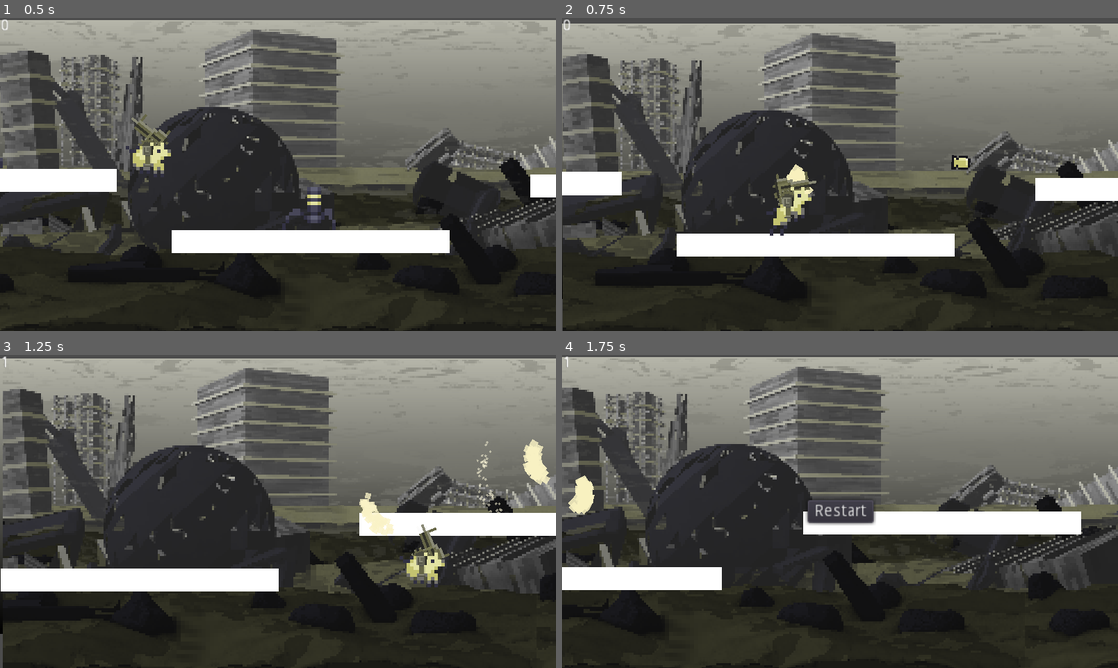
Above: before the commit, frames 1-4 (two rows, left to right).
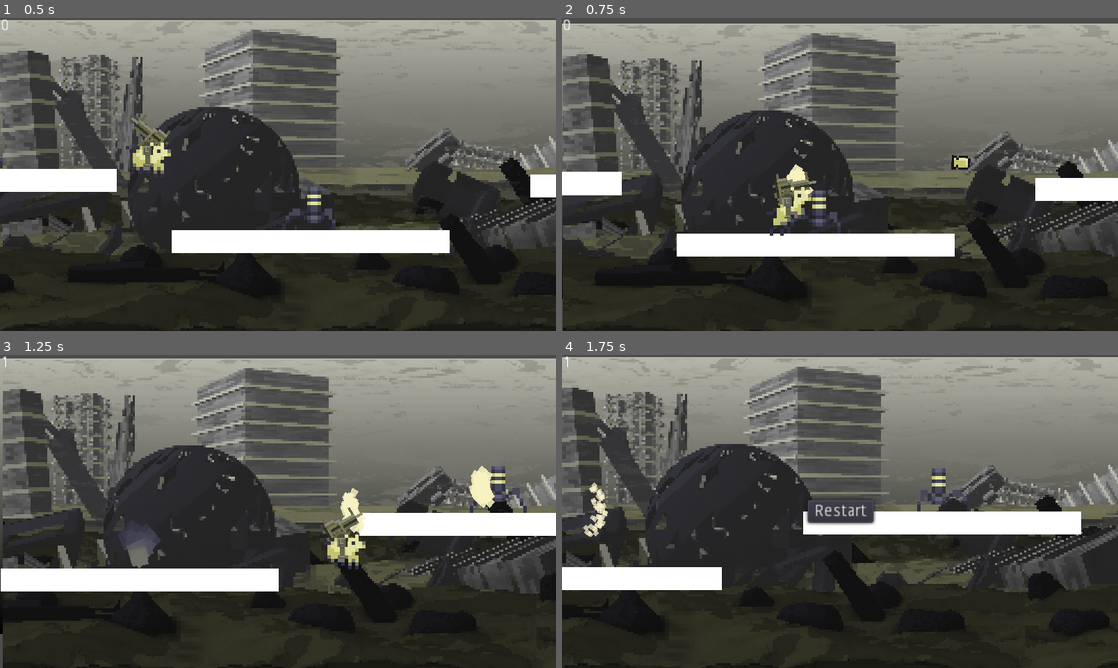
Above: after the commit, the same moments.

Repository: ginestopo/Endless-Runner
Game: Godot game, scene res://scenes/world/world.tscn
The game is run twice, just before and just after one commit, with the same random seed, the same clock (stepped at 60 frames per second) and the same inputs. This scene is started directly instead of the project's main scene.
Inputs (mouse positions are in pixels of both pictures, inside the frame that each line leads up to):
- Up to frame 1 (0.5 s): no input
- Up to frame 2 (0.75 s): move the mouse to (962, 158) at 0.52 s; press the mouse at (962, 158) at 0.53 s; hold D (right) from 0.53 s (still down)
- Up to frame 3 (1.25 s): keep holding D (right)
- Up to frame 4 (1.75 s): move the mouse to (728, 527) at 1.27 s; release D (right) at 1.28 s; release the mouse at (728, 527) at 1.28 s; hold A (left) from 1.28 s (still down); click (728, 527) at 1.35 s

Frame 1 is identical in both runs. In frame 2, 0.4% of the frame differs, in the area x 40-51%, y 55-69%; in frame 3, 3.8%, in the area x 21-99%, y 26-75%; in frame 4, 1.0%.

Commit message:
Added sfx, fixed tarantula scale, added destruction particles for enemies

Diff:
--- /dev/null
+++ b/default_bus_layout.tres
@@ -0,0 +1,3 @@
+[gd_resource type="AudioBusLayout" format=2]
+
+[resource]
--- a/scenes/enemy/enemy_1.tscn
+++ b/scenes/enemy/enemy_1.tscn
@@ -1,7 +1,10 @@
-[gd_scene load_steps=6 format=2]
+[gd_scene load_steps=9 format=2]
 
 [ext_resource path="res://resources/pixel art/enemy/enemy_1_sheet.png" type="Texture" id=1]
 [ext_resource path="res://scenes/enemy/enemy_tarantula.gd" type="Script" id=2]
+[ext_resource path="res://resources/sound/tarantula/destroyed.wav" type="AudioStream" id=3]
+[ext_resource path="res://resources/sound/sfx/explosion-01.wav" type="AudioStream" id=4]
+[ext_resource path="res://scenes/vfx/enemyDestroyedParticles.tscn" type="PackedScene" id=5]
 
 [sub_resource type="Animation" id=3]
 length = 0.001
@@ -43,6 +46,7 @@
 [node name="enemy_tarantula" type="KinematicBody2D" parent="." groups=["enemy"]]
 position = Vector2( 0, -7.85833 )
 script = ExtResource( 2 )
+deathParticles = ExtResource( 5 )
 
 [node name="Sprite" type="Sprite" parent="enemy_tarantula"]
 position = Vector2( 0, -16.9418 )
@@ -64,3 +68,18 @@
 enabled = true
 cast_to = Vector2( 0, 10 )
 collision_mask = 3
+
+[node name="Timer" type="Timer" parent="enemy_tarantula"]
+one_shot = true
+
+[node name="destroyedAudioStream" type="AudioStreamPlayer2D" parent="enemy_tarantula"]
+stream = ExtResource( 4 )
+volume_db = -6.0
+pitch_scale = 1.48
+
+[node name="onHitAudioStream" type="AudioStreamPlayer2D" parent="enemy_tarantula"]
+stream = ExtResource( 3 )
+volume_db = -12.0
+pitch_scale = 0.7
+
+[connection signal="timeout" from="enemy_tarantula/Timer" to="enemy_tarantula" method="_on_Timer_timeout"]
--- a/scenes/enemy/enemy_tarantula.gd
+++ b/scenes/enemy/enemy_tarantula.gd
@@ -4,6 +4,8 @@
 var velocity = Vector2()
 export (int) var speed = 5
 export (int) var gravity = 10
+export (int) var health = 2
+export (PackedScene) var deathParticles
 
 
 # Called when the node enters the scene tree for the first time.
@@ -22,11 +24,27 @@
 	pass
 
 func onHit():
+	var rng = RandomNumberGenerator.new()
+	$onHitAudioStream.play()
+	$onHitAudioStream.set_pitch_scale(rng.randf_range(1.0,1.8)*0.5)
+	health-=1
+	if health <= 0:
+		$CollisionShape2D.disabled = true
+		$Sprite.visible = false
+		$destroyedAudioStream.play()
+		var particles = deathParticles.instance()
+		add_child(particles)
+		particles.emitting = true
+		$Timer.start()
 	#reduce health when implemented and call destroy
-	destroy()
+
 
 #func _on_VisibilityNotifier2D_screen_exited():
 #	get_parent().queue_free()
 #	pass # Replace with function body.
 func destroy():
 	get_parent().queue_free()
+
+
+func _on_Timer_timeout():
+	destroy()
--- a/scenes/gun/Gun.tscn
+++ b/scenes/gun/Gun.tscn
@@ -7,6 +7,7 @@
 [ext_resource path="res://scenes/gun/shootGun.gd" type="Script" id=5]
 [ext_resource path="res://scenes/gun/projectile/dog_gun_projectile.tscn" type="PackedScene" id=6]
 [ext_resource path="res://scenes/gun/Gun.gd" type="Script" id=7]
+[ext_resource path="res://resources/sound/dog/shoot-01.wav" type="AudioStream" id=8]
 
 [node name="Gun" type="Node2D"]
 script = ExtResource( 7 )
@@ -33,4 +34,9 @@
 bulletScene = ExtResource( 6 )
 cadence_set = 0.129
 
+[node name="shootAudioStream" type="AudioStreamPlayer2D" parent="GunBase/Gear/Gun/shootSpawner"]
+stream = ExtResource( 8 )
+volume_db = -6.0
+pitch_scale = 0.49
+
 [connection signal="shot" from="GunBase/Gear/Gun/shootSpawner" to="." method="_on_shootSpawner_shot"]
--- a/scenes/gun/projectile/dog_gun_projectile.tscn
+++ b/scenes/gun/projectile/dog_gun_projectile.tscn
@@ -19,3 +19,9 @@
 shape = SubResource( 1 )
 one_way_collision = true
 one_way_collision_margin = 0.0
+
+[node name="killBullet" type="Timer" parent="."]
+wait_time = 2.0
+one_shot = true
+
+[connection signal="timeout" from="killBullet" to="." method="killBullet"]
--- a/scenes/gun/projectile/hitParticles/projectileHit.tscn
+++ b/scenes/gun/projectile/hitParticles/projectileHit.tscn
@@ -1,4 +1,6 @@
-[gd_scene load_steps=3 format=2]
+[gd_scene load_steps=4 format=2]
+
+[ext_resource path="res://resources/sound/sfx/hit-03.wav" type="AudioStream" id=1]
 
 [sub_resource type="Curve" id=1]
 max_value = 10.0
@@ -21,3 +23,8 @@
 initial_velocity = 200.0
 scale_amount_curve = SubResource( 1 )
 color_ramp = SubResource( 2 )
+
+[node name="onHitAudioStream" type="AudioStreamPlayer2D" parent="."]
+stream = ExtResource( 1 )
+volume_db = 3.0
+autoplay = true
--- a/scenes/gun/projectile/projectile.gd
+++ b/scenes/gun/projectile/projectile.gd
@@ -6,6 +6,7 @@
 
 # Called when the node enters the scene tree for the first time.
 func _ready():
+	$killBullet.start()
 	pass
 
 
@@ -31,3 +32,7 @@
 	particle.global_position = self.global_position
 	particle.rotation = normalOfHit.angle()
 	particle.emitting = true
+
+
+func killBullet(): #Called when timer runs out, so bullets won't travel infinitely
+	queue_free()
--- a/scenes/gun/shootGun.gd
+++ b/scenes/gun/shootGun.gd
@@ -18,6 +18,9 @@
 
 func _process(delta):
 	if Input.is_action_pressed("shoot") and (cadence > cadence_set):
+		var rng = RandomNumberGenerator.new()
+		$shootAudioStream.play()
+
 		var bullet = bulletScene.instance() as Node2D
 		get_tree().get_root().add_child(bullet)
 		bullet.global_position = self.global_position
--- a/scenes/player/dog.gd
+++ b/scenes/player/dog.gd
@@ -4,6 +4,7 @@
 export (int) var _speed := 300
 export (int) var _gravity := 800
 export (int) var _jump_force := -400
+export (AudioStreamSample) var _audio_clips
 
 var velocity = Vector2()
 
@@ -13,6 +14,7 @@
 	velocity.x = input * _speed
 	velocity.y += _gravity * delta
 	if $RayCast2D.is_colliding() and Input.is_action_just_pressed("up"):
+		$jumpAudioStream.play()
 		velocity.y = _jump_force
 	velocity = move_and_slide(velocity)
 
@@ -28,3 +30,7 @@
 
 	if not input == 0:
 		$Sprite.flip_h = input < 0
+
+func onHit():
+	#So here we decrease health points and play damage audio, implement later on
+	$onHitAudioStream.play()
--- a/scenes/player/dog.tscn
+++ b/scenes/player/dog.tscn
@@ -1,7 +1,9 @@
-[gd_scene load_steps=9 format=2]
+[gd_scene load_steps=11 format=2]
 
 [ext_resource path="res://resources/pixel art/dog/dog_spritesheet_2.png" type="Texture" id=1]
 [ext_resource path="res://scenes/player/dog.gd" type="Script" id=2]
+[ext_resource path="res://resources/sound/sfx/hit-04.wav" type="AudioStream" id=3]
+[ext_resource path="res://resources/sound/dog/jump.wav" type="AudioStream" id=4]
 
 [sub_resource type="CapsuleShape2D" id=1]
 radius = 3.33333
@@ -116,3 +118,9 @@
 position = Vector2( 0, -4 )
 enabled = true
 cast_to = Vector2( 0, 5 )
+
+[node name="onHitAudioStream" type="AudioStreamPlayer2D" parent="."]
+stream = ExtResource( 3 )
+
+[node name="jumpAudioStream" type="AudioStreamPlayer2D" parent="."]
+stream = ExtResource( 4 )
--- /dev/null
+++ b/scenes/vfx/enemyDestroyedParticles.tscn
@@ -0,0 +1,24 @@
+[gd_scene load_steps=3 format=2]
+
+[sub_resource type="Curve" id=1]
+_data = [ Vector2( 0, 0.489264 ), 0.0, 0.0586593, 0, 0, Vector2( 1, 1 ), 1.6947, 0.0, 0, 0 ]
+
+[sub_resource type="Gradient" id=2]
+offsets = PoolRealArray( 0, 0.409091, 1 )
+colors = PoolColorArray( 0.45098, 0.45098, 0.423529, 1, 0.282353, 0.282353, 0.352941, 1, 0.196078, 0.196078, 0.262745, 0 )
+
+[node name="enemyDestroyedParticles" type="CPUParticles2D"]
+emitting = false
+amount = 20
+lifetime = 0.5
+one_shot = true
+direction = Vector2( 0, -1 )
+spread = 30.0
+gravity = Vector2( 0, 0 )
+initial_velocity = 61.73
+angle = 180.0
+angle_random = 1.0
+scale_amount = 30.0
+scale_amount_random = 0.26
+scale_amount_curve = SubResource( 1 )
+color_ramp = SubResource( 2 )
--- a/scenes/world/platform.gd
+++ b/scenes/world/platform.gd
@@ -1,4 +1,4 @@
-extends StaticBody2D
+extends Node2D
 
 
 export(int, -1000, 0) var speed := 200
--- a/scenes/world/platform.tscn
+++ b/scenes/world/platform.tscn
@@ -6,25 +6,27 @@
 [sub_resource type="RectangleShape2D" id=1]
 extents = Vector2( 120, 10 )
 
-[node name="Platform" type="StaticBody2D"]
+[node name="PlatformRoot" type="Node2D"]
 script = ExtResource( 1 )
 spiderEnemy = ExtResource( 2 )
 
-[node name="ColorRect" type="ColorRect" parent="."]
+[node name="Platform" type="StaticBody2D" parent="."]
+
+[node name="CollisionShape2D" type="CollisionShape2D" parent="Platform"]
+position = Vector2( 0, 10 )
+shape = SubResource( 1 )
+
+[node name="ColorRect" type="ColorRect" parent="Platform/CollisionShape2D"]
 margin_left = -120.0
+margin_top = -10.0
 margin_right = 120.0
-margin_bottom = 20.0
+margin_bottom = 10.0
 __meta__ = {
 "_edit_use_anchors_": false
 }
 
-[node name="CollisionShape2D" type="CollisionShape2D" parent="."]
-position = Vector2( 0, 10 )
-shape = SubResource( 1 )
-
-[node name="VisibilityNotifier2D" type="VisibilityNotifier2D" parent="."]
-position = Vector2( 0, 10 )
+[node name="VisibilityNotifier2D" type="VisibilityNotifier2D" parent="Platform/CollisionShape2D"]
 rect = Rect2( -120, -10, 240, 20 )
 
-[connection signal="tree_entered" from="." to="." method="_on_Platform_tree_entered"]
-[connection signal="screen_exited" from="VisibilityNotifier2D" to="." method="_on_visibility_notifier_2d_screen_exited"]
+[connection signal="tree_entered" from="Platform" to="Platform" method="_on_Platform_tree_entered"]
+[connection signal="screen_exited" from="Platform/CollisionShape2D/VisibilityNotifier2D" to="Platform" method="_on_visibility_notifier_2d_screen_exited"]
--- a/scenes/world/world.gd
+++ b/scenes/world/world.gd
@@ -21,6 +21,7 @@
 
 func _on_death_barrier_body_entered(body: Node) -> void:
 	if body.name == "Dog":
+		$failedStreamPlayer.play()
 		body.queue_free()
 		$UI/Restart.show()
 		set_process(false)
@@ -31,7 +32,9 @@
 	$Platforms.add_child(p)
 	rng.randomize()
 	#random x size for each block
-	p.scale.x = rng.randf_range(0.5,1.0)
+	var randomScale = rng.randf_range(0.5,1.0)
+	var children = p.get_child(0) as Node2D
+	children.set_scale(Vector2(randomScale,1))
 	p.position.x = 720
 	p.position.y = randi() % 135 + 68
 
--- a/scenes/world/world.tscn
+++ b/scenes/world/world.tscn
@@ -8,6 +8,7 @@
 [ext_resource path="res://resources/pixel art/ParallaxBackground/ParallaxLayers/backgroundLayer.png" type="Texture" id=6]
 [ext_resource path="res://resources/pixel art/ParallaxBackground/ParallaxLayers/foregroundLayer.png" type="Texture" id=7]
 [ext_resource path="res://scenes/gun/Gun.tscn" type="PackedScene" id=8]
+[ext_resource path="res://resources/sound/dog/destroyed.wav" type="AudioStream" id=9]
 [ext_resource path="res://scenes/world/Camera2D.gd" type="Script" id=10]
 
 [sub_resource type="Gradient" id=1]
@@ -57,23 +58,20 @@
 extents = Vector2( 10, 300 )
 
 [sub_resource type="RectangleShape2D" id=11]
-extents = Vector2( 240, 10 )
+extents = Vector2( 760, 10 )
 
 [sub_resource type="RectangleShape2D" id=12]
 extents = Vector2( 10, 500 )
 
 [node name="World" type="Node2D"]
 script = ExtResource( 2 )
-__meta__ = {
-"_edit_lock_": true
-}
 velocity = 86
 
 [node name="Camera2D" type="Camera2D" parent="."]
-visible = false
 position = Vector2( 240, 132 )
 current = true
 drag_margin_v_enabled = true
+editor_draw_limits = true
 script = ExtResource( 10 )
 shake_amount = 3
 shake_duration = 10
@@ -151,9 +149,6 @@
 
 [node name="CollisionShape2D" type="CollisionShape2D" parent="DeathBarrier"]
 shape = SubResource( 11 )
-__meta__ = {
-"_edit_lock_": true
-}
 
 [node name="FreeEnemies" type="Area2D" parent="."]
 position = Vector2( -80, 280 )
@@ -211,6 +206,10 @@
 wait_time = 2.0
 autostart = true
 
+[node name="failedStreamPlayer" type="AudioStreamPlayer" parent="."]
+stream = ExtResource( 9 )
+volume_db = 6.0
+
 [connection signal="body_entered" from="DeathBarrier" to="." method="_on_death_barrier_body_entered"]
 [connection signal="body_entered" from="FreeEnemies" to="." method="_on_FreeEnemies_body_entered"]
 [connection signal="shot" from="Dog/Gun" to="Camera2D" method="_on_Gun_shot"]
Not shown, added: resources/sound/dog/destroyed.wav.import
Not shown, added: resources/sound/dog/jump.wav.import
Not shown, added: resources/sound/dog/shoot-01.wav.import
Not shown, added: resources/sound/dog/shoot-02.wav.import
Not shown, added: resources/sound/dog/shoot-03.wav.import
Not shown, added: resources/sound/immolator/destroyed.wav.import
Not shown, added: resources/sound/immolator/flying.wav.import
Not shown, added: resources/sound/sfx/explosion-01.wav.import
Not shown, added: resources/sound/sfx/explosion-02.wav.import
Not shown, added: resources/sound/sfx/explosion-03.wav.import
Not shown, added: resources/sound/sfx/explosion-04.wav.import
Not shown, added: resources/sound/sfx/hit-01.wav.import
(and 22 more such lines)
